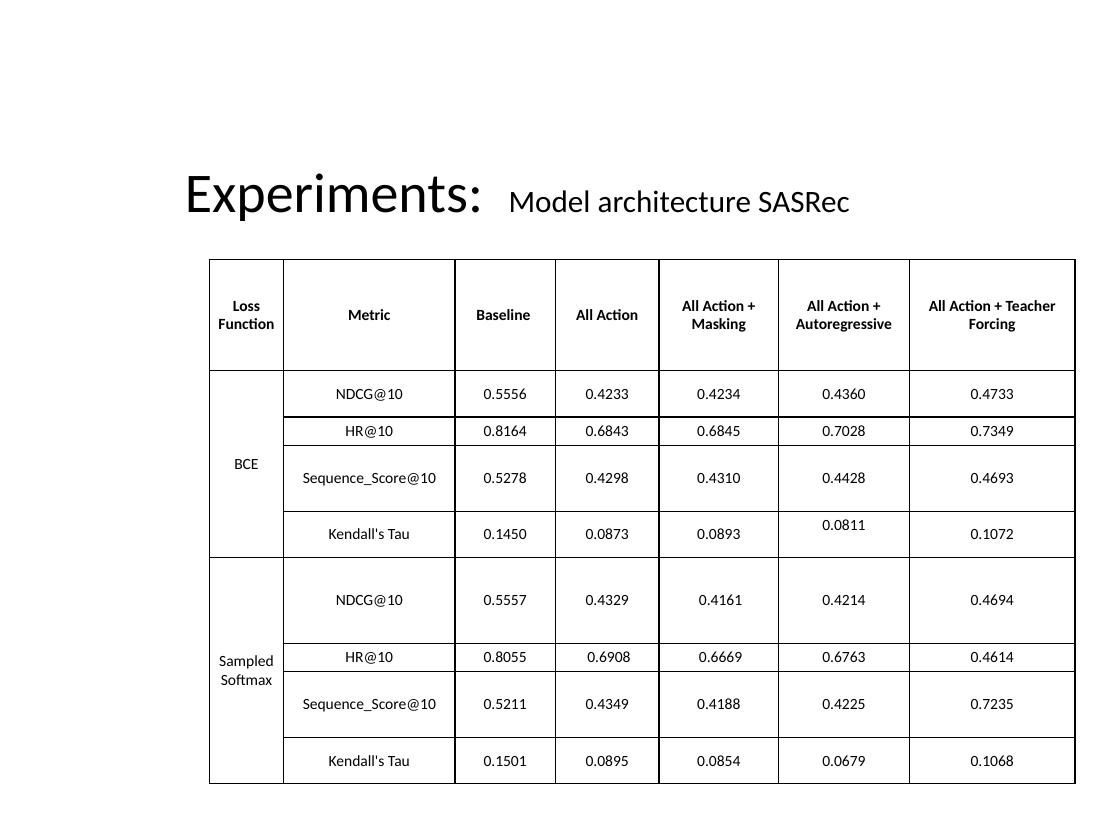
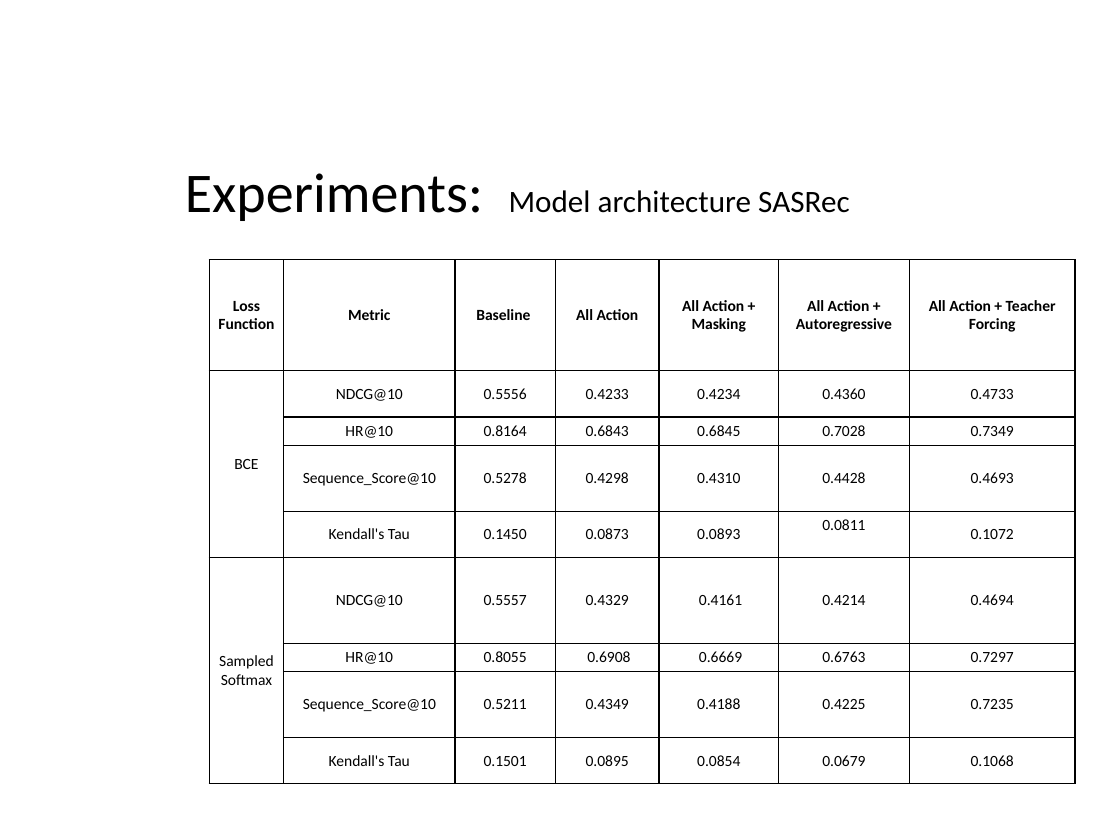
Before and after one commit to kyriakossk2000/MasterThesis, a slide deck: slide 6 of Progress/8 Project Progress.pptx. Drawn at 1120x840 pixels with LibreOffice and Linux fonts; fonts in the diff are those of the drawing; background and template pictures are left out. Boxes give left, top, right and bottom in pixels: in the first picture for what was removed or moved away, otherwise in the second. Text is boxed around its words. In the diff, an @@ line names an element or a change of style, - is before the commit and + after.

```diff
--- a/Progress/8 Project Progress.pptx
+++ b/Progress/8 Project Progress.pptx
@@ table at bbox=[209, 260, 1076, 784] @@
-row 7, column 7: 0.4614
+row 7, column 7: 0.7297
```
Also in this commit, not shown: 5 other files.
